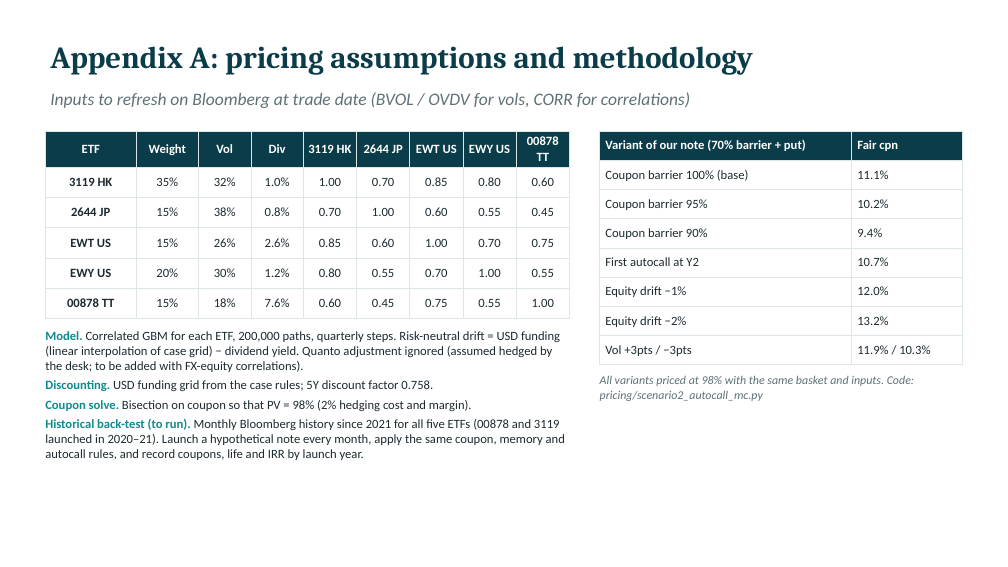
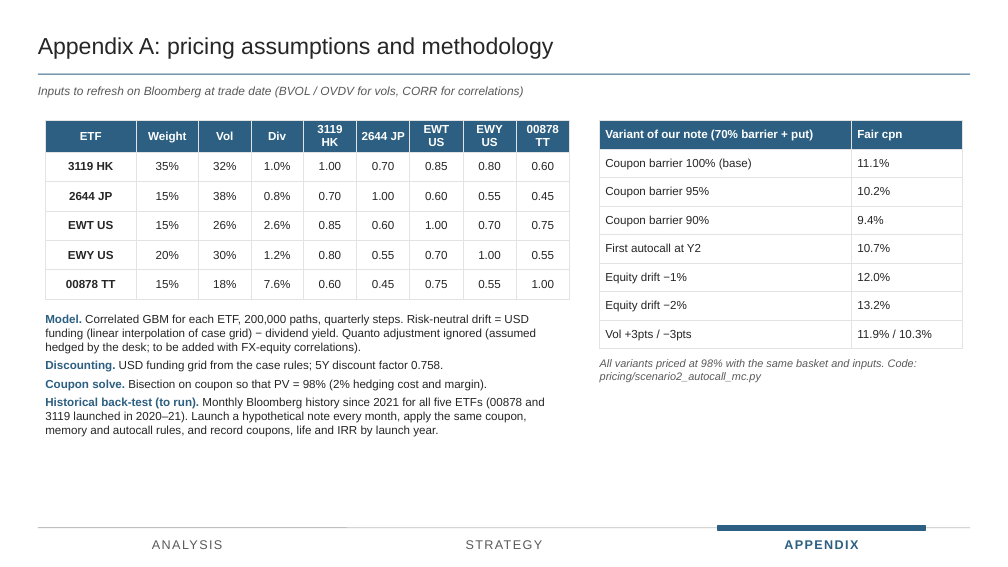
Before and after one commit to benjaminlhl/natixis-case-comp, a slide deck: slide 14 of deck/Asian-Digital-Autocallable-Note.pptx. Drawn at 1008x567 pixels with LibreOffice and Linux fonts; fonts in the diff are those of the drawing. Boxes give left, top, right and bottom in pixels: in the first picture for what was removed or moved away, otherwise in the second. Text is boxed around its words. In the diff, an @@ line names an element or a change of style, - is before the commit and + after.

```diff
--- a/deck/Asian-Digital-Autocallable-Note.pptx
+++ b/deck/Asian-Digital-Autocallable-Note.pptx
@@ text "Appendix A: pricing assumptions and ...": place and size @@
-text "Appendix A: pricing assumptions and ..." at bbox=[50, 46, 753, 75]
+text "Appendix A: pricing assumptions and ..." at bbox=[38, 37, 554, 59]
@@ text "Appendix A: pricing assumptions and ..." at bbox=[38, 37, 554, 59]: size 22 to 16.5 pt, font Cambria to Arial, text colour #0B3C49 to #262626, bold off @@
@@ text "Inputs to refresh on Bloomberg ...": place and size @@
-text "Inputs to refresh on Bloomberg ..." at bbox=[50, 92, 690, 108]
+text "Inputs to refresh on Bloomberg ..." at bbox=[38, 86, 524, 98]
@@ text "Inputs to refresh on Bloomberg ..." at bbox=[38, 86, 524, 98]: size 12.5 to 8.5 pt, font Calibri to Arial, text colour #5F7176 to #595959 @@
@@ line added from (38, 74) to (970, 74), #2C5F82 0.75 pt @@
@@ table at bbox=[45, 121, 571, 292] @@
@@ fill #0B3C49 to #2C5F82 in row 1 @@
@@ size 9 to 8.3 pt, font Calibri to Arial @@
@@ text colour #1D2B30 to #262626 in "3119 HK", "35%", "32%", "1.0%" and 41 more places @@
@@ borders changed @@
@@ table: place and size @@
-table at bbox=[45, 131, 571, 311]
+table at bbox=[45, 121, 571, 292]
@@ table at bbox=[600, 121, 963, 345] @@
@@ fill #0B3C49 to #2C5F82 in row 1 @@
@@ size 9 to 8.3 pt, font Calibri to Arial @@
@@ text colour #1D2B30 to #262626 in "Coupon barrier 100% (base)", "11.1%", "Coupon barrier 95%", "10.2%" and 10 more places @@
@@ borders changed @@
@@ table: place and size @@
-table at bbox=[600, 131, 963, 360]
+table at bbox=[600, 121, 963, 345]
@@ text "Model. Correlated GBM for each ...": place and size @@
-text "Model. Correlated GBM for each ..." at bbox=[45, 331, 565, 460]
+text "Model. Correlated GBM for each ..." at bbox=[45, 314, 544, 437]
@@ text "Model. Correlated GBM for each ..." at bbox=[45, 314, 544, 437]: size 9 to 8.3 pt, font Calibri to Arial; text colour #0F8B8D to #2C5F82 in "Model.", "Discounting.", "Coupon solve.", "Historical back-test (to run)."; text colour #1D2B30 to #262626 in "Correlated GBM for each ETF, 200,000 paths, ...", "USD funding grid from the case rules; ...", "Bisection on coupon so that PV = ...", "Monthly Bloomberg history since 2021 for all ..." @@
@@ text "All variants priced at 98% ...": place and size @@
-text "All variants priced at 98% ..." at bbox=[600, 375, 914, 401]
+text "All variants priced at 98% ..." at bbox=[600, 359, 917, 383]
@@ text "All variants priced at 98% ..." at bbox=[600, 359, 917, 383]: size 8.5 to 7.8 pt, font Calibri to Arial, text colour #5F7176 to #595959 @@
@@ line added from (38, 528) to (970, 528), #BFBFBF 0.56 pt @@
@@ text added at bbox=[38, 533, 337, 556], 9 pt, text #595959 @@
+ANALYSIS
@@ text added at bbox=[355, 533, 653, 556], 9 pt, text #595959 @@
+STRATEGY
@@ rectangle added at bbox=[718, 526, 925, 530], fill #2C5F82, outline #2C5F82 1 pt @@
@@ text added at bbox=[784, 540, 858, 549], 9 pt, text #2C5F82, bold @@
+APPENDIX
```
Also in this commit, not shown: 15 other slides changed, 4 other files.
